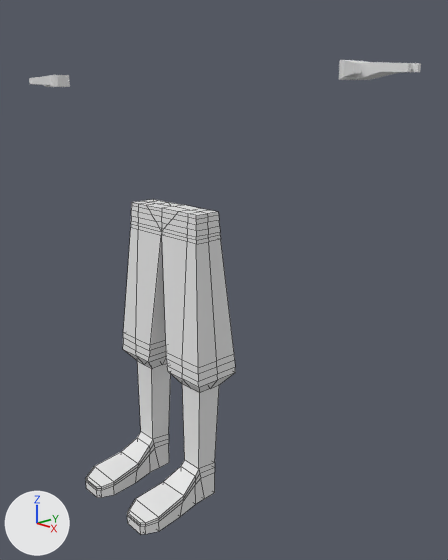
What one commit did to the Blender file Project_Dragonblight_Models/Characters/Bomber/bomber.blend.
The view is the same before and after, from a 50 mm lens placed at (4.37, -3.43, 3.6), pointed at (0.37, 0.28, 2.0). The axes (+X, +Y, +Z) are drawn at lower left. The lights are the same throughout. Mesh edges are drawn as thin lines on the coarser meshes.

The older version as bpy lines, for what is in view:
```python
me_cube = bpy.data.meshes.new('Cube')
me_cube.from_pydata(...)  # 394 vertices, 370 faces, 13 loose edges; spans x -10.98..-8.45, y -2.1..0.78, z -1.63..2.36
me_cube_001 = bpy.data.meshes.new('Cube.001')
me_cube_001.from_pydata(...)  # 60 vertices, 58 faces; spans x -0.9..-0.3, y -4.0..1.9, z -2.5..14.0
me_cube_004 = bpy.data.meshes.new('Cube.004')
me_cube_004.from_pydata(...)  # 112 vertices, 110 faces; spans x -4.64..0.0, y -1.77..1.77, z -1.28..1.0
ob_boots = bpy.data.objects.new('Boots', me_cube_001)
ob_boots.location = (0.002, -0.172, 0.081)
ob_boots.scale = (0.617, 0.159, 0.0756)
_m = ob_boots.modifiers.new('Mirror', 'MIRROR')
ob_gloves = bpy.data.objects.new('Gloves', me_cube)
ob_gloves.location = (0.0, 0.0, 3.754)
ob_gloves.scale = (0.215, 0.122, 0.0296)
_m = ob_gloves.modifiers.new('Mirror', 'MIRROR')
ob_pants = bpy.data.objects.new('Pants', me_cube_004)
ob_pants.location = (0.0, 0.0, 1.95)
ob_pants.scale = (0.126, 0.126, 0.708)
_m = ob_pants.modifiers.new('Mirror', 'MIRROR')
_m.use_clip = True
```
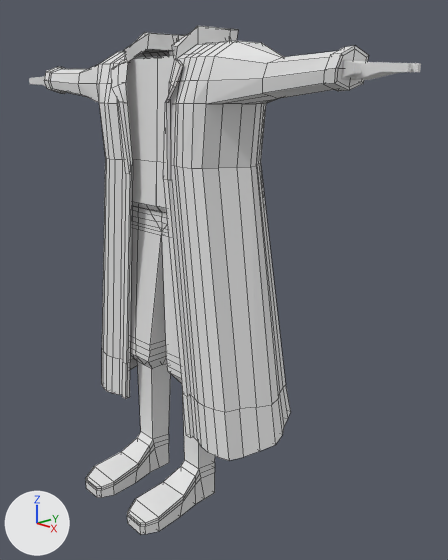
Commit message: modelled the (first) coat for the bomber

Patch to the scene script:
```diff
--- a/Project_Dragonblight_Models/Characters/Bomber/bomber.blend.py
+++ b/Project_Dragonblight_Models/Characters/Bomber/bomber.blend.py
@@ me_cube_007 @@
+me_cube_007.from_pydata(...)  # 239 vertices, 204 faces; spans x -1.89..0.0, y -0.31..0.58, z -2.35..1.16
@@ me_cube_005 @@
+me_cube_005.from_pydata([(-0.472, -0.185, -1.184), (-0.541, -0.129, 0.053), (-0.472, 0.162, -1.184), (-0.541, 0.162, 0.053), (0.002, -0.185, -1.184), (0.002, -0.129, 0.053), (0.002, 0.162, -1.184), (0.002, 0.162, 0.053), (-0.408, -0.166, -0.801), (-0.408, 0.162, -0.801), (0.002, 0.162, -0.801), (0.002, -0.166, -0.801), (-0.472, 0.134, -1.242), (-0.472, -0.132, -1.242), (0.002, 0.134, -1.242), (0.002, -0.132, -1.242)], [], [(8, 1, 3, 9), (9, 3, 7, 10), (10, 7, 5, 11), (11, 5, 1, 8), (2, 6, 14, 12), (7, 3, 1, 5), (4, 11, 8, 0), (6, 10, 11, 4), (2, 9, 10, 6), (0, 8, 9, 2), (12, 14, 15, 13), (0, 2, 12, 13), (6, 4, 15, 14), (4, 0, 13, 15)])
@@ ob_mantle_shit @@
+ob_mantle_shit = bpy.data.objects.new('Mantle_SHIT', me_cube_007)
+ob_mantle_shit.location = (0.0, 0.0, 2.987)
+_m = ob_mantle_shit.modifiers.new('Mirror', 'MIRROR')
+_m.use_clip = True
@@ ob_shirt @@
+ob_shirt = bpy.data.objects.new('Shirt', me_cube_005)
+ob_shirt.location = (0.0, 0.0, 3.867)
+_m = ob_shirt.modifiers.new('Mirror', 'MIRROR')
```

Boxes [x1, y1, x2, y2] around the edits, measured in the pictures (448 x 560 px):
'Mantle_SHIT', added: after [44, 26, 369, 460]
'Shirt', added: after [126, 56, 174, 213]
'Pants', unchanged, covered by the edit: before [123, 199, 235, 393]; after [130, 206, 182, 383]
